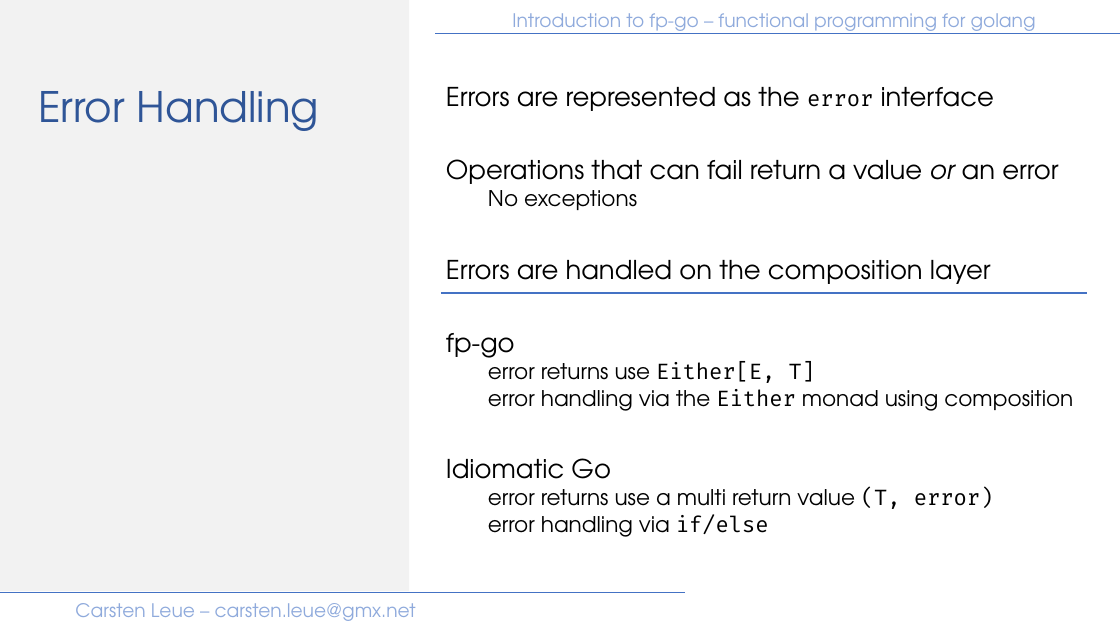
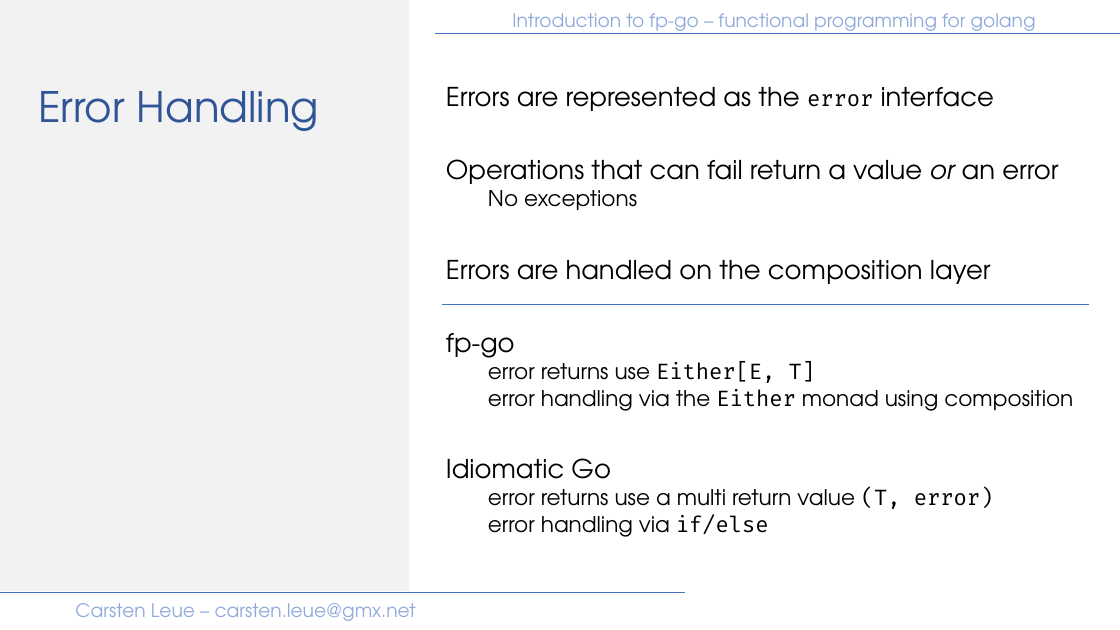
Before and after one commit to IBM/fp-go, a slide deck: slide 24 of samples/presentation/introduction.pptx (slide 19 before the commit). Drawn at 1120x630 pixels with LibreOffice and Linux fonts; fonts in the diff are those of the drawing. Boxes give left, top, right and bottom in pixels: in the first picture for what was removed or moved away, otherwise in the second. Text is boxed around its words. In the diff, an @@ line names an element or a change of style, - is before the commit and + after.

```diff
--- a/samples/presentation/introduction.pptx
+++ b/samples/presentation/introduction.pptx
@@ line moved from (441, 293) - (1088, 293) to (443, 305) - (1089, 305) @@
@@ line (443, 305) - (1089, 305): stroke #4472C4 1.5 pt to #4472C4 1 pt @@
```
Also in this commit, not shown: 7 other slides changed, 12 slides added, 4 other files.
